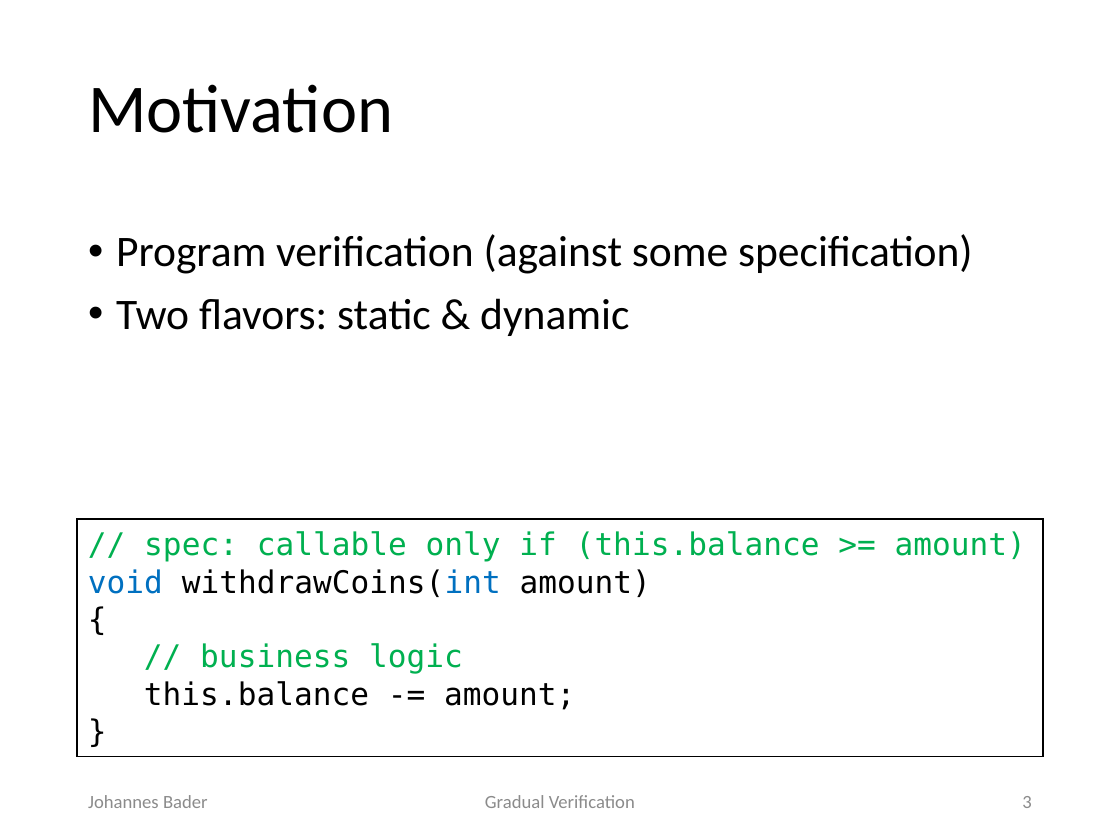
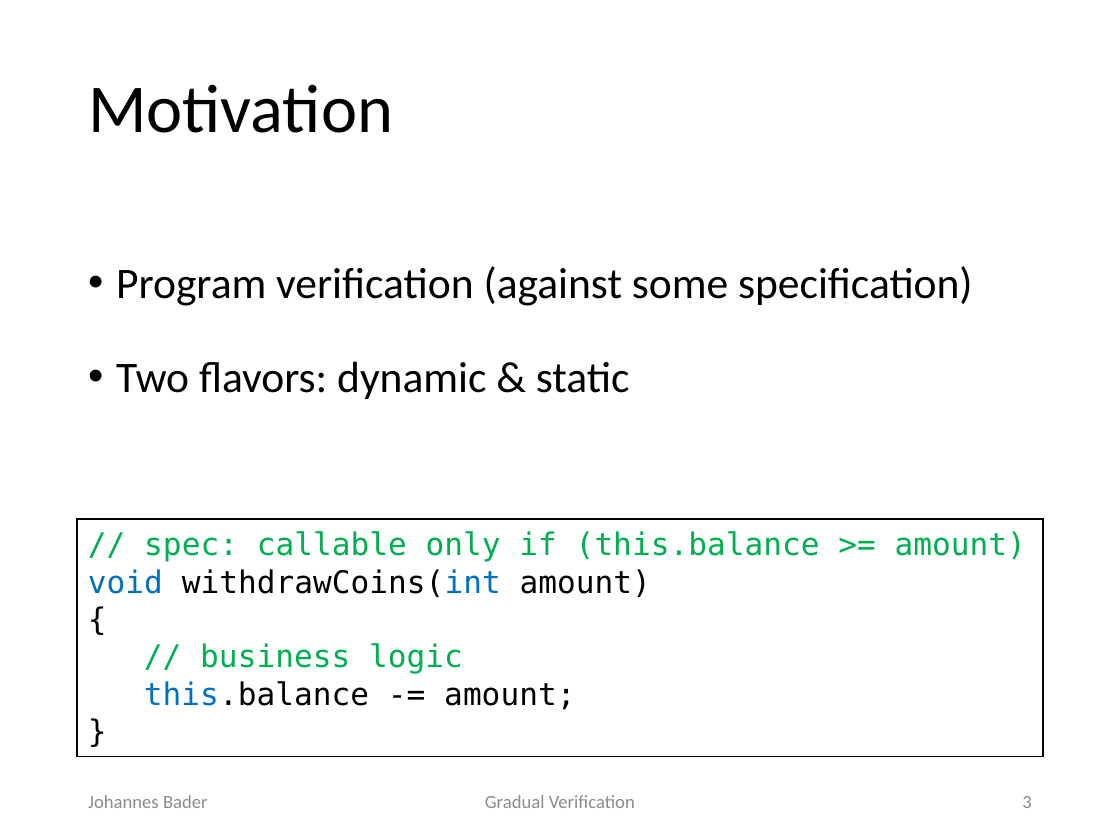
Before and after one commit to olydis/GradVerThesis, a slide deck: slide 3 of presentation/PLunch.pptx. Drawn at 1120x840 pixels with LibreOffice and Linux fonts; fonts in the diff are those of the drawing. Boxes give left, top, right and bottom in pixels: in the first picture for what was removed or moved away, otherwise in the second. Text is boxed around its words. In the diff, an @@ line names an element or a change of style, - is before the commit and + after.

```diff
--- a/presentation/PLunch.pptx
+++ b/presentation/PLunch.pptx
@@ text at (x1=116, y1=266, x2=973, y2=306): line spacing 0.9 to 1.5 @@
@@ text at (x1=116, y1=361, x2=630, y2=399): text changed @@
-• Two flavors: static & dynamic
+• Two flavors: dynamic & static
@@ text in rectangle at (x1=144, y1=681, x2=575, y2=710): text colour #000000 to #0070C0 in "this.balance" @@
```
Also in this commit, not shown: 13 other slides changed, 8 slides added.
